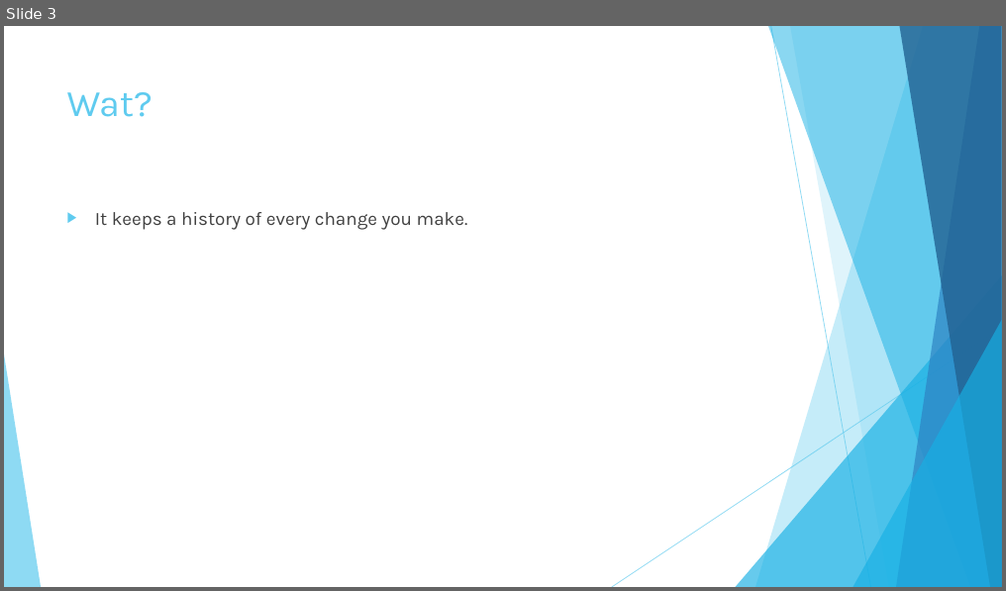
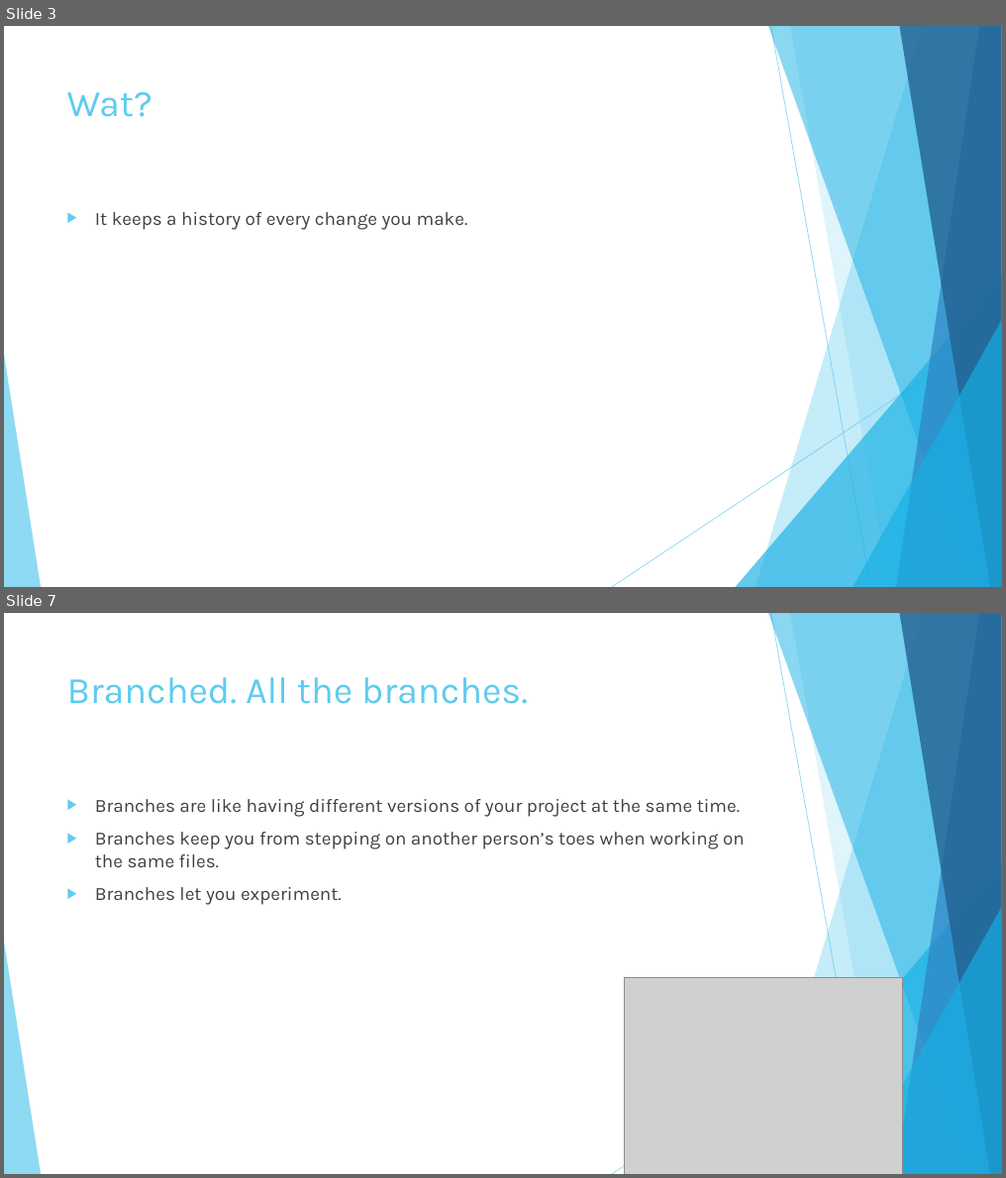
Before and after one commit to drewwyatt/Asset-History, a slide deck: Introduction to Git.pptx. Shown one above the other, each under a label of ours: slide 3 before the commit, slides 3 and 7 after it; the slides between them are not shown. The pictures are 1006x591 and 1006x1178 pixels, drawn with LibreOffice and Linux fonts; fonts in the diff are those of the drawing; grey boxes stand for pictures. Boxes give left, top, right and bottom in pixels: in the first picture for what was removed or moved away, otherwise in the second. Text is boxed around its words. In the diff, an @@ line names an element or a change of style, - is before the commit and + after.

```diff
--- a/Introduction to Git.pptx
+++ b/Introduction to Git.pptx
@@ slide 7 added at (4, 613, 1002, 1174), background #FFFFFF; not listed: 10 template elements that a slide beside it also shows @@
@@ title added at (67, 677, 528, 704), 36 pt, text #5FCBEF @@
+Branched. All the branches.
@@ text added at (95, 799, 745, 905), 18 pt, text #404040 @@
+▶ Branches are like having different versions of your project at the same time.
+▶ Branches keep you from stepping on another person’s toes when working on the same files.
+▶ Branches let you experiment.
@@ picture added at (625, 978, 902, 1174) @@
```
Also in this commit, not shown: 2 slides changed, 2 other slides added, 1 other file.
